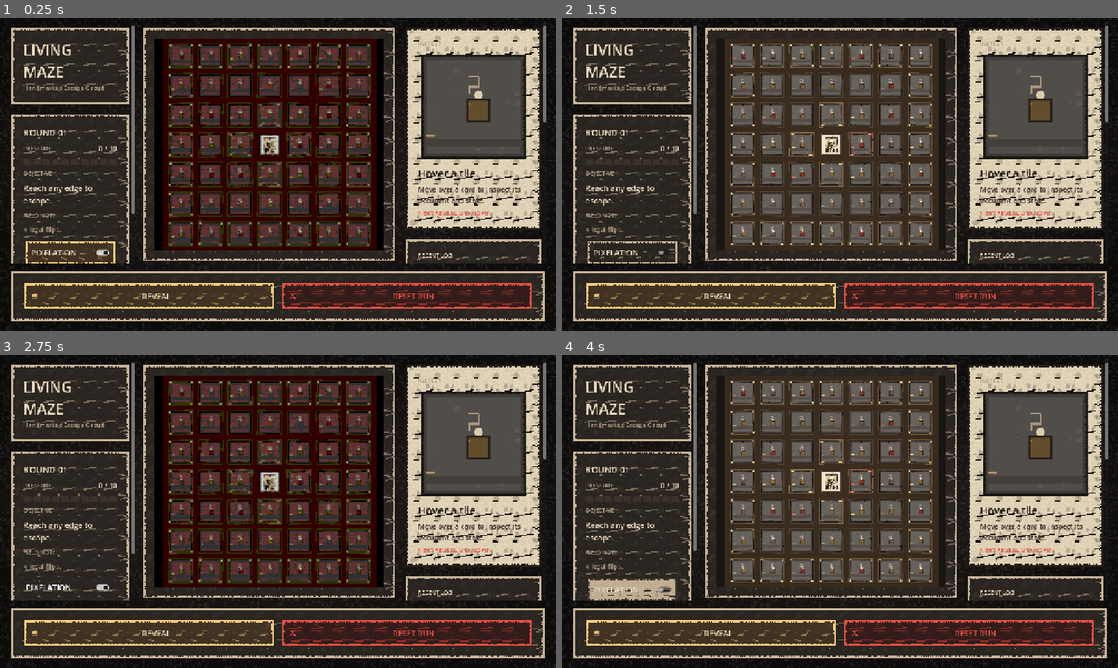
Above: before the commit, frames 1-4 (two rows, left to right).
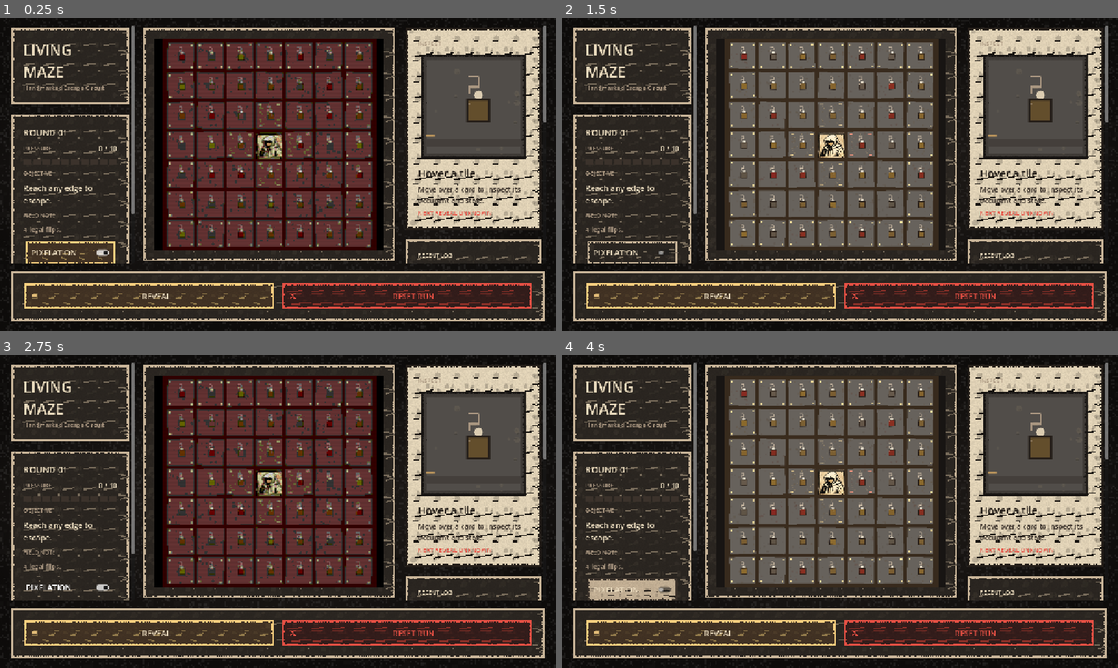
Above: after the commit, the same moments.

Repository: jamsaltman/game1
Game: Godot game, scene res://scenes/main.tscn
The game is run twice, just before and just after one commit, with the same random seed, the same clock (stepped at 60 frames per second) and the same inputs.
Inputs:
- Up to frame 1 (0.25 s): no input
- Up to frame 2 (1.5 s): click "PIXELATION" at 0.5 s; click "REVEAL" at 1.25 s
- Up to frame 3 (2.75 s): click "PIXELATION" at 2 s
- Up to frame 4 (4 s): click "REVEAL" at 2.75 s; click "PIXELATION" at 3.5 s

The runs differ from the first frame. In frame 1, 15% of the frame differs, in the area x 30-67%, y 7-74%; in frame 2, 10%; in frame 3, 15%; in frame 4, 10%.

Commit message:
Make board portraits full-bleed across tiles and player card

Diff:
--- a/scripts/board.gd
+++ b/scripts/board.gd
@@ -343,7 +343,7 @@
 		var marker := MeshInstance3D.new()
 		marker.name = "PlayerMarker"
 		var mesh := QuadMesh.new()
-		mesh.size = Vector2(0.86, 0.96)
+		mesh.size = Vector2(tile_size, tile_size)
 		marker.mesh = mesh
 		var material := StandardMaterial3D.new()
 		material.shading_mode = BaseMaterial3D.SHADING_MODE_UNSHADED
--- a/scripts/ink_painter.gd
+++ b/scripts/ink_painter.gd
@@ -99,6 +99,7 @@
 	if _texture_cache.has(key):
 		return _texture_cache[key]
 	var hidden := bool(state.get("is_hidden", false))
+	var full_bleed := bool(state.get("full_bleed", false))
 	var hovered := bool(state.get("is_hovered", false))
 	var previewed := bool(state.get("is_previewed", false))
 	var selected := bool(state.get("is_selected_target", false))
@@ -118,12 +119,19 @@
 		bg = paper.lerp(manifest.get_color("paper_dark"), _noise2(seed, size, 0) * 0.18)
 	if hovered and not hidden:
 		bg = bg.lightened(0.05)
-	_draw_irregular_card(image, Rect2i(8, 8, size - 16, size - 16), bg, charcoal, accent, seed)
-	if hidden:
-		_draw_hidden_card(image, Rect2i(20, 20, size - 40, size - 40), accent, previewed, seed)
+	if full_bleed:
+		_fill_rect(image, Rect2i(0, 0, size, size), bg)
+		if hidden:
+			_draw_hidden_card(image, Rect2i(0, 0, size, size), accent, previewed, seed)
+		else:
+			_draw_full_bleed_portrait(image, Rect2i(0, 0, size, size), role_id, accent, seed)
 	else:
-		_draw_portrait_card(image, Rect2i(20, 20, size - 40, size - 40), role_id, accent, seed)
-	_draw_card_labels(image, Rect2i(0, 0, size, size), role_id, accent, hidden)
+		_draw_irregular_card(image, Rect2i(8, 8, size - 16, size - 16), bg, charcoal, accent, seed)
+		if hidden:
+			_draw_hidden_card(image, Rect2i(20, 20, size - 40, size - 40), accent, previewed, seed)
+		else:
+			_draw_portrait_card(image, Rect2i(20, 20, size - 40, size - 40), role_id, accent, seed)
+		_draw_card_labels(image, Rect2i(0, 0, size, size), role_id, accent, hidden)
 	if edge:
 		_draw_corner_notches(image, size, manifest.get_color("highlight"))
 	if adjacent:
@@ -159,11 +167,10 @@
 		return _texture_cache[key]
 	var image := Image.create(size, size, false, Image.FORMAT_RGBA8)
 	image.fill(Color(0, 0, 0, 0))
-	_draw_irregular_card(image, Rect2i(16, 20, size - 32, size - 40), manifest.get_color("paper"), manifest.get_color("ink"), manifest.get_color("danger"), 211)
-	var rect := Rect2i(size * 0.22, size * 0.18, size * 0.56, size * 0.66)
+	_fill_rect(image, Rect2i(0, 0, size, size), manifest.get_color("paper"))
+	var rect := Rect2i(0, 0, size, size)
 	if not _draw_portrait_asset(image, rect, manifest.get_player_portrait_asset_id()):
-		_draw_hooded_figure(image, rect, manifest.get_color("danger"), true, 211)
-	_draw_selection_frame(image, size, manifest.get_color("danger"))
+		_draw_hooded_figure(image, rect.grow(-6), manifest.get_color("danger"), true, 211)
 	var texture := ImageTexture.create_from_image(image)
 	_texture_cache[key] = texture
 	return texture
@@ -298,6 +305,12 @@
 	var badge_rect := Rect2i(rect.position.x + 12, rect.position.y + 8, 28, 28)
 	_fill_rect(image, badge_rect.grow(4), manifest.get_color("paper").darkened(0.08))
 	_draw_symbol(image, badge_rect, role_id, manifest.get_color("ink"))
+
+
+func _draw_full_bleed_portrait(image: Image, rect: Rect2i, role_id: String, accent: Color, seed: int) -> void:
+	if _draw_portrait_asset(image, rect, manifest.get_role_portrait_asset_id(role_id)):
+		return
+	_draw_hooded_figure(image, rect.grow(-6), accent, false, seed)
 
 
 func _draw_portrait_asset(image: Image, target_rect: Rect2i, asset_id: String) -> bool:
--- a/scripts/tile.gd
+++ b/scripts/tile.gd
@@ -165,11 +165,11 @@
 
 func _build_geometry() -> void:
 	var box_mesh := BoxMesh.new()
-	box_mesh.size = Vector3(tile_width * 0.94, tile_height, tile_depth * 0.94)
+	box_mesh.size = Vector3(tile_width, tile_height, tile_depth)
 	_body_mesh.mesh = box_mesh
 
 	var face_mesh := QuadMesh.new()
-	face_mesh.size = Vector2(tile_width * 0.96, tile_depth * 0.96)
+	face_mesh.size = Vector2(tile_width, tile_depth)
 	_back_face.mesh = face_mesh
 	_back_face.rotation = Vector3(-PI / 2.0, 0.0, PI)
 	_back_face.position = Vector3(0.0, tile_height * 0.5 + 0.004, 0.0)
@@ -243,6 +243,7 @@
 	_front_material.albedo_color = Color.WHITE
 	_back_material.albedo_texture = _painter.make_role_card_texture(icon_id, {
 		"is_hidden": true,
+		"full_bleed": true,
 		"is_previewed": is_previewed,
 		"is_target": is_target,
 		"is_selected_target": is_selected_target,
@@ -252,6 +253,7 @@
 	}, face_texture_size, _card_variant)
 	_front_material.albedo_texture = _painter.make_role_card_texture(icon_id, {
 		"is_hidden": false,
+		"full_bleed": true,
 		"is_previewed": is_previewed,
 		"is_target": is_target,
 		"is_selected_target": is_selected_target,
